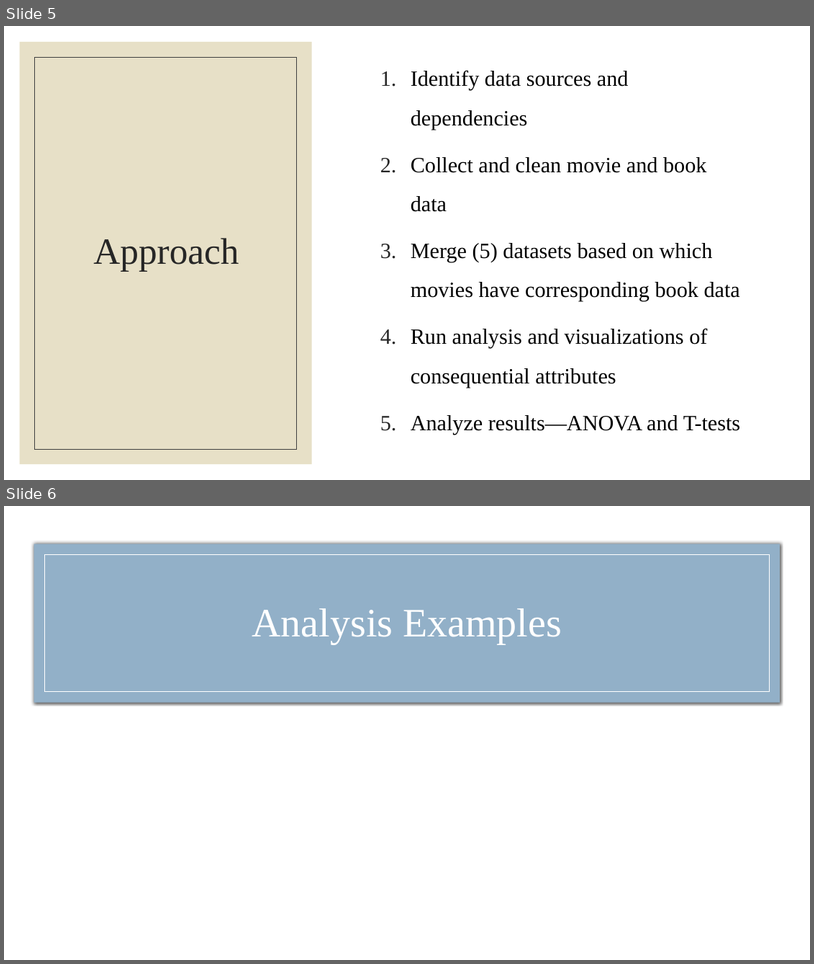
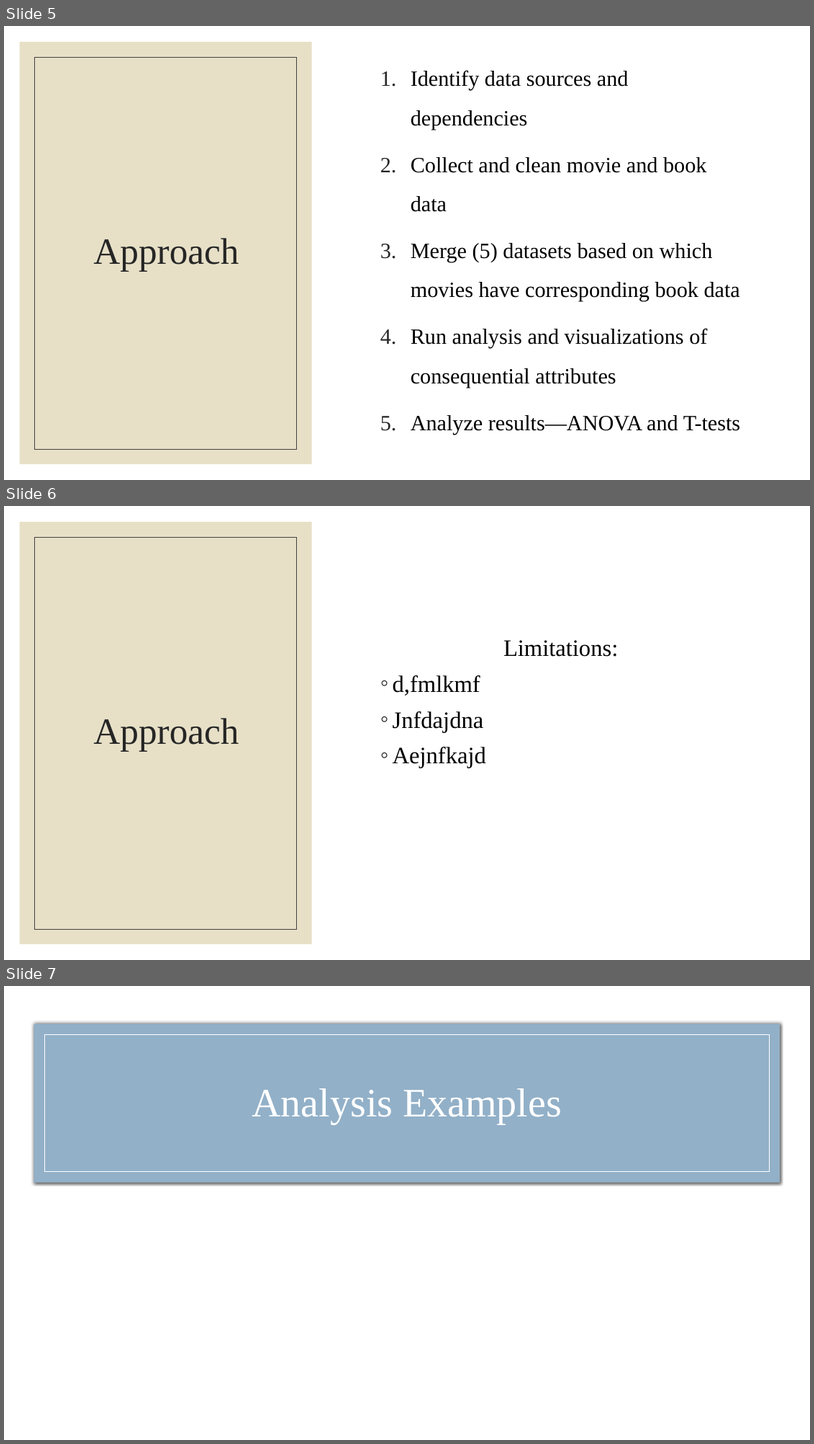
Before and after one commit to laurenemilyto/film_adapatation_success, a slide deck: Steg_pres.pptx. Shown one above the other, each under a label of ours: slides 5 and 6 before the commit, slides 5, 6 and 7 after it. The pictures are 814x964 and 814x1444 pixels, drawn with LibreOffice and Linux fonts; fonts in the diff are those of the drawing. Boxes give left, top, right and bottom in pixels: in the first picture for what was removed or moved away, otherwise in the second. Text is boxed around its words. In the diff, an @@ line names an element or a change of style, - is before the commit and + after.

```diff
--- a/Steg_pres.pptx
+++ b/Steg_pres.pptx
@@ slide 6 added at [4, 506, 810, 960], background #FFFFFF @@
@@ rectangle added at [4, 506, 810, 960], fill #FFFFFF @@
@@ rectangle added at [20, 522, 312, 944], fill #E7E0C7 @@
@@ rectangle added at [35, 537, 297, 929], outline #404040 0.5 pt @@
@@ text added at [393, 640, 618, 768], 28 pt, text #000000 @@
+Limitations:
+◦ d,fmlkmf
+◦ Jnfdajdna
+◦ Aejnfkajd
@@ title added at [93, 718, 239, 752], 44 pt, text #262626 @@
+Approach
@@ what was slide 6 is now slide 7 @@
```
Also in this commit, not shown: 1 slide changed.
